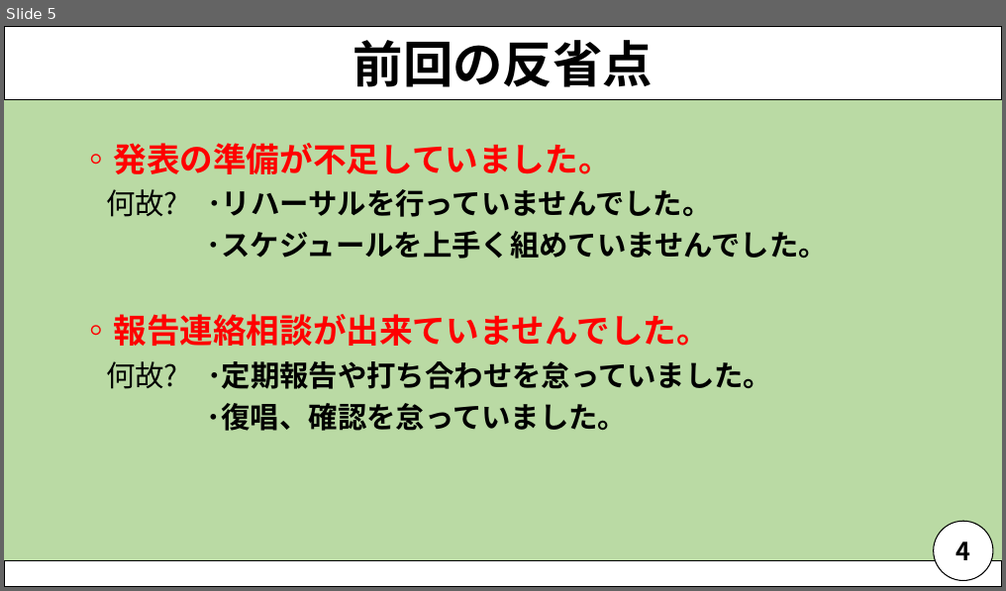
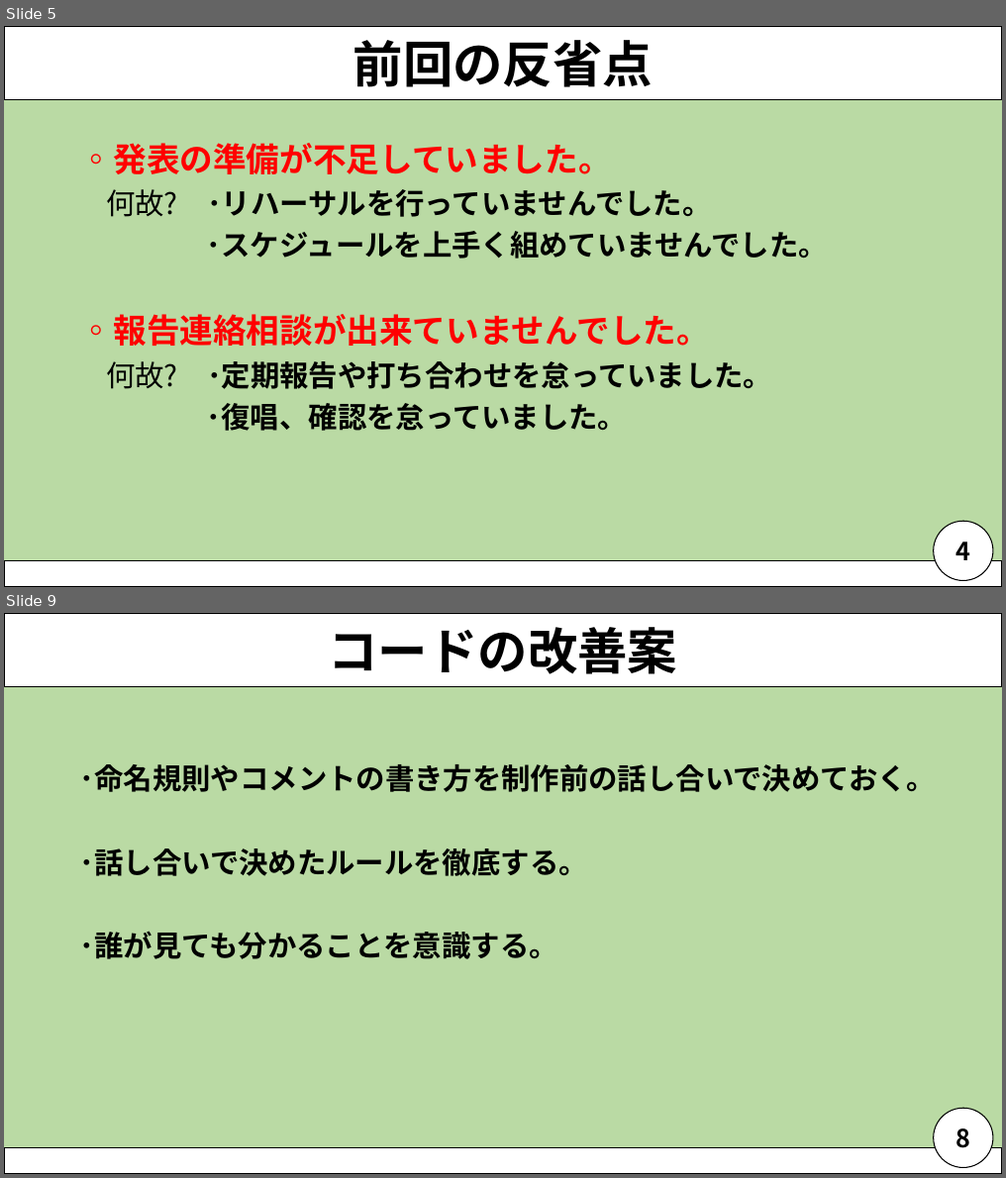
Before and after one commit to NagaoMasaki/NervousBreakdown, a slide deck: 資料/神経衰弱発表資料_200716.pptx. Shown one above the other, each under a label of ours: slide 5 before the commit, slides 5 and 9 after it; the slides between them are not shown. The pictures are 1006x591 and 1006x1178 pixels, drawn with LibreOffice and Linux fonts; fonts in the diff are those of the drawing. Boxes give left, top, right and bottom in pixels: in the first picture for what was removed or moved away, otherwise in the second. Text is boxed around its words. In the diff, an @@ line names an element or a change of style, - is before the commit and + after.

```diff
--- a/資料/神経衰弱発表資料_200716.pptx
+++ b/資料/神経衰弱発表資料_200716.pptx
@@ slide 9 added at (x1=4, y1=613, x2=1002, y2=1174), background #A9D18E at 80% opacity @@
@@ rectangle added at (x1=4, y1=613, x2=1002, y2=687), fill #FFFFFF, outline #000000 1 pt, 48 pt, text #000000, bold @@
+コードの改善案
@@ text added at (x1=80, y1=764, x2=936, y2=959), 28 pt, text #000000, bold @@
+･命名規則やコメントの書き方を制作前の話し合いで決めておく。
+･話し合いで決めたルールを徹底する。
+･誰が見ても分かることを意識する。
@@ ellipse added at (x1=934, y1=1109, x2=994, y2=1168), fill #FFFFFF, outline #000000 1 pt, 24 pt, text #000000, bold @@
+8
@@ rectangle added at (x1=4, y1=1148, x2=1002, y2=1174), fill #FFFFFF, outline #000000 1 pt @@
```
Also in this commit, not shown: 11 slides changed, 1 other slide added.
